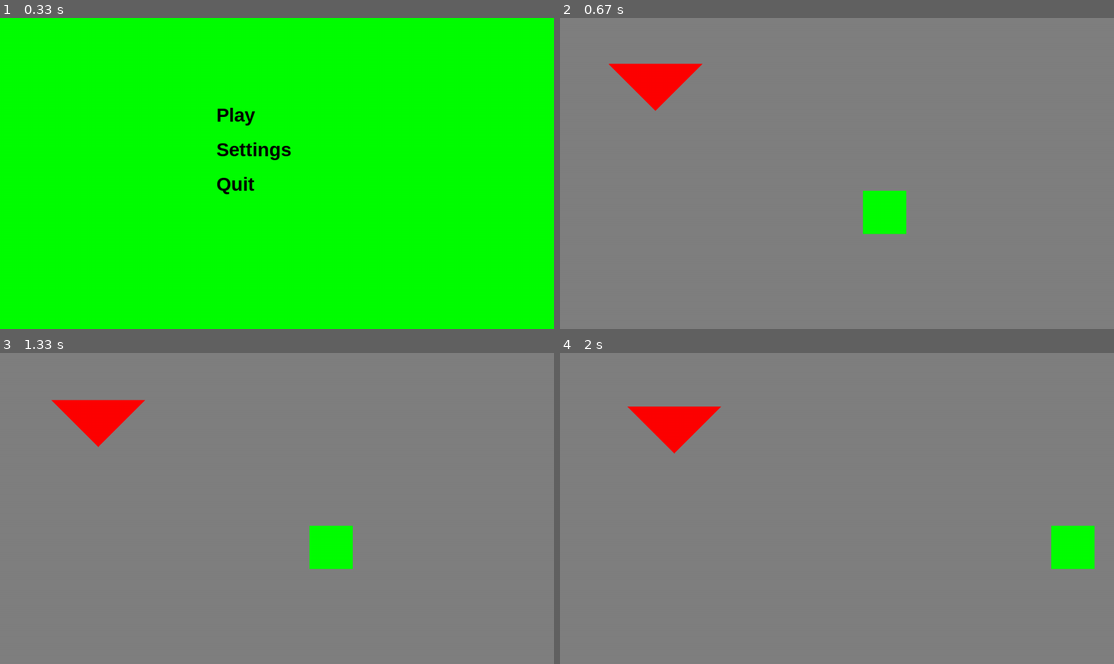
Above: before the commit, frames 1-4 (two rows, left to right).
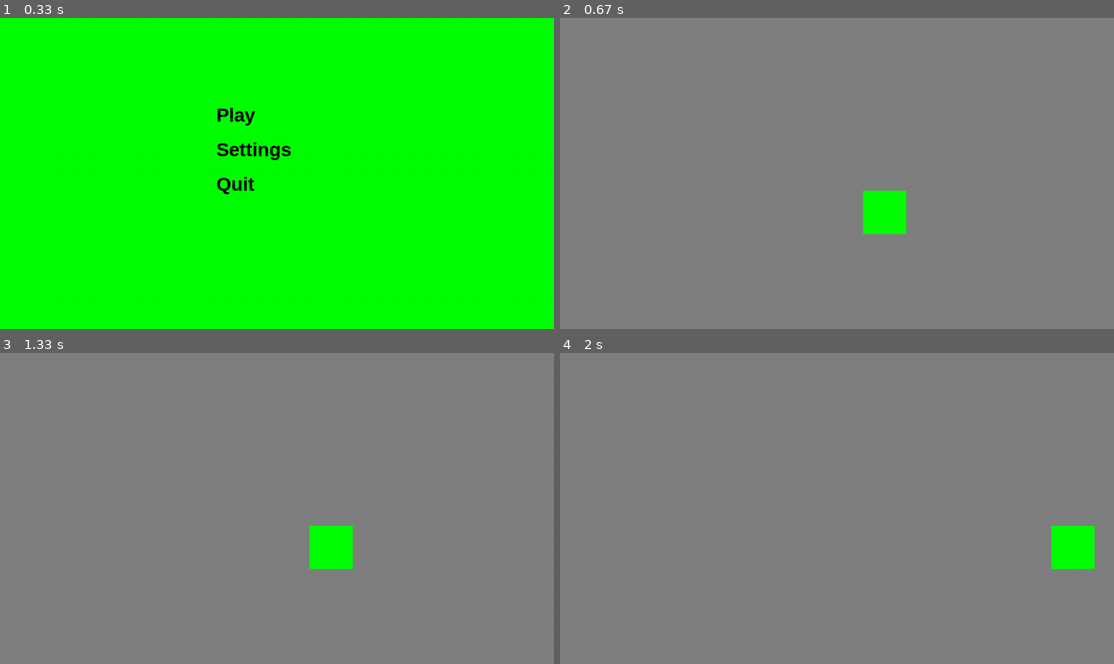
Above: after the commit, the same moments.

Repository: surfaceofbacon/pygame_rpg
Game: pygame game, started from main.py
Same seed, same stepped clock (60 frames per second), same inputs: the game is played once before the commit and once after it.
Inputs:
- Up to frame 1 (0.33 s): no input
- Up to frame 2 (0.67 s): click "Play" at 0.38 s
- Up to frame 3 (1.33 s): hold Esc 0.67-1.13 s; hold D 0.67-1.13 s; click "Resume" at 1.22 s
- Up to frame 4 (2 s): hold D 1.5-1.97 s

Frame 1 is identical in both runs. In frame 2, 1.3% of the frame differs, in the area x 8-26%, y 14-30%; in frame 3, 1.3%; in frame 4, 1.3%.

Commit message:
optimized the combat system. allowed for easy adding of enemies and level design

Diff:
--- a/actions.py
+++ b/actions.py
@@ -5,8 +5,9 @@
 import weapons
 
 
-def check_actions(event, player_position: tuple, enemy_position: tuple):
-    distance = math.sqrt((player_position[0]-enemy_position[0])**2 + (player_position[1]-enemy_position[1])**2)
-    if event.type == pygame.KEYDOWN:
-        if event.key == pygame.K_SPACE and distance < weapons.iron_sword.range:
-            attack.attack(weapons.iron_sword, enemies.triangle_enemy)
+def check_actions(event, player_position: tuple):
+    for enemy in enemies.enemies_list:
+        distance = math.sqrt((player_position[0]-enemy.position[0])**2 + (player_position[1]-enemy.position[1])**2)
+        if event.type == pygame.KEYDOWN:
+            if event.key == pygame.K_SPACE and distance < weapons.iron_sword.range:
+                attack.attack(weapons.iron_sword, enemy)
--- a/attack.py
+++ b/attack.py
@@ -1,4 +1,5 @@
 import dice
+import enemies
 
 
 def attack(weapon, enemy):        # defines the function for attacking
@@ -21,4 +22,4 @@
     else:   # misses the shot
         print('you missed')
     if enemy.health <= 0:
-        enemy.kill()
+        enemies.enemies_list.remove(enemy)
--- a/boolean.py
+++ b/boolean.py
@@ -3,3 +3,4 @@
 start = True
 settings = False
 running = True
+generated = False
--- a/enemies.py
+++ b/enemies.py
@@ -4,7 +4,7 @@
 import colors
 import draw_shape
 
-
+enemies_list = []
 class Enemy:   # class of an enemy
 
     def __init__(self, AC, health, speed, position: list):     # innit method gives the instance of an enemy armor class and health
@@ -20,9 +20,9 @@
     def kill(self):
         self.alive = False
 
-    def move(self, current_player_position: tuple, current_enemy_postion: tuple):
-        x_distance = (current_enemy_postion[0] - current_player_position[0])
-        y_distance = (current_enemy_postion[1] - current_player_position[1])
+    def move(self, current_player_position: tuple, current_enemy_position: tuple):
+        x_distance = (current_enemy_position[0] - current_player_position[0])
+        y_distance = (current_enemy_position[1] - current_player_position[1])
         angle = math.atan(y_distance/x_distance)
         if x_distance > 0:
             angle += math.pi
@@ -33,6 +33,3 @@
 
     def draw(self, size):
         draw_shape.draw_triangle(colors.red, self.position, size)
-
-
-triangle_enemy = Triangle(10, 10, 1, [100, 100])
--- a/main.py
+++ b/main.py
@@ -17,7 +17,7 @@
         for event in pygame.event.get():
             menu_nav.menu_nav(event)
             if boolean.play:
-                actions.check_actions(event, (player.cube_x, player.cube_y), (enemies.triangle_enemy.position))
+                actions.check_actions(event, (player.cube_x, player.cube_y))
 
 
 
--- a/movement.py
+++ b/movement.py
@@ -15,6 +15,7 @@
             player.cube_x = window.size[0] - player.cube_width
         else:
             play_Screen.number += 1
+            boolean.generated = False
     if x < 0:
         player.cube_x = window.size[0] - player.cube_width
 
@@ -22,6 +23,7 @@
             player.cube_x = 0
         else:
             play_Screen.number -= 1
+            boolean.generated = False
     if y > window.size[1] - player.cube_height:
         player.cube_y = window.size[1] - player.cube_height
     if y < 0:
@@ -37,5 +39,5 @@
     if keys[pygame.K_ESCAPE]:
         boolean.play = False
         boolean.bool_pause = True
-def move_triangle(player_postion):
-    enemies.triangle_enemy.move(player_postion, enemies.triangle_enemy.position)
+def move(player_postion, enemy):
+    enemy.move(player_postion, enemy.position)
--- a/play_Screen.py
+++ b/play_Screen.py
@@ -1,13 +1,22 @@
+import boolean
+import enemies
 import window
 import random
 import colors
-import pygame
-import draw_shape
-#background = pygame.image.load('../testmap.png')
 levels = [colors.black, colors.white, colors.red, colors.green, colors.blue, colors.yellow, colors.cyan, colors.magenta, colors.gray]
 number = 0
 random.shuffle(levels)
 
 def Draw_Play_Screen(number):
-    #window.window.blit(background, (0,0))
     window.window.fill(levels[number])
+    if not boolean.generated:
+        enemies.enemies_list.clear()
+        generate_level(number)
+
+def generate_level(number):
+    if levels[number] == colors.black:
+        triangle_enemy1 = enemies.Triangle(10, 10, 1, [100, 100])
+        triangle_enemy2 = enemies.Triangle(10, 10, 1, [500, 500])
+        enemies.enemies_list.append(triangle_enemy1)
+        enemies.enemies_list.append(triangle_enemy2)
+    boolean.generated = True
--- a/window_refresh.py
+++ b/window_refresh.py
@@ -21,9 +21,10 @@
         play_Screen.Draw_Play_Screen(play_Screen.number)
         movement.move_cube(player.cube_x, player.cube_y, keys)
         hero.cube(player.cube_x, player.cube_y, player.player_color)
-        if enemies.triangle_enemy.alive:
-            enemies.triangle_enemy.draw(10)
-            movement.move_triangle(player_position)
+        for enemy in enemies.enemies_list:
+            enemy.draw(10)
+            movement.move(player_position, enemy)
+
     if boolean.settings:
         settings_menu.Draw_Settings_Menu()
     if boolean.bool_pause:
